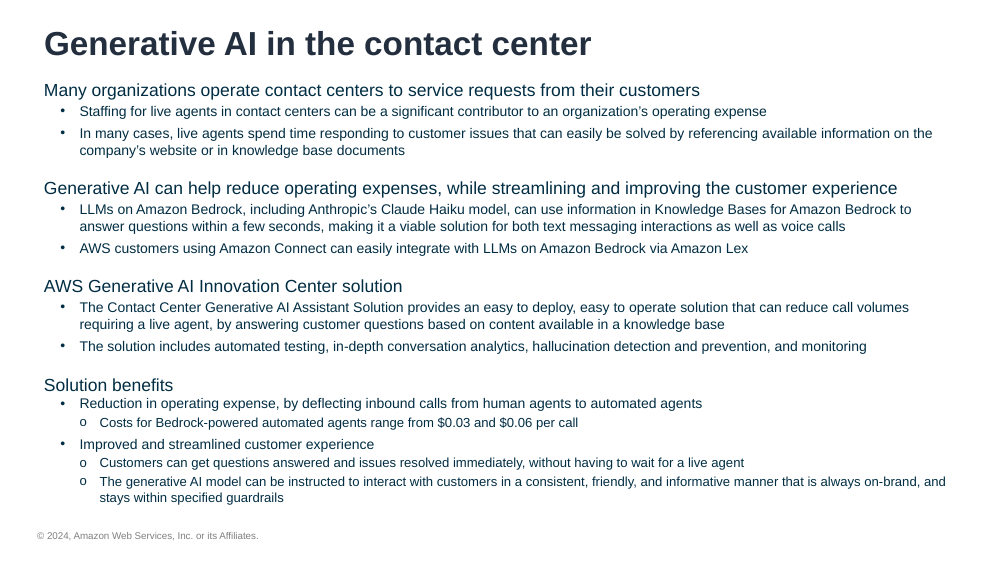
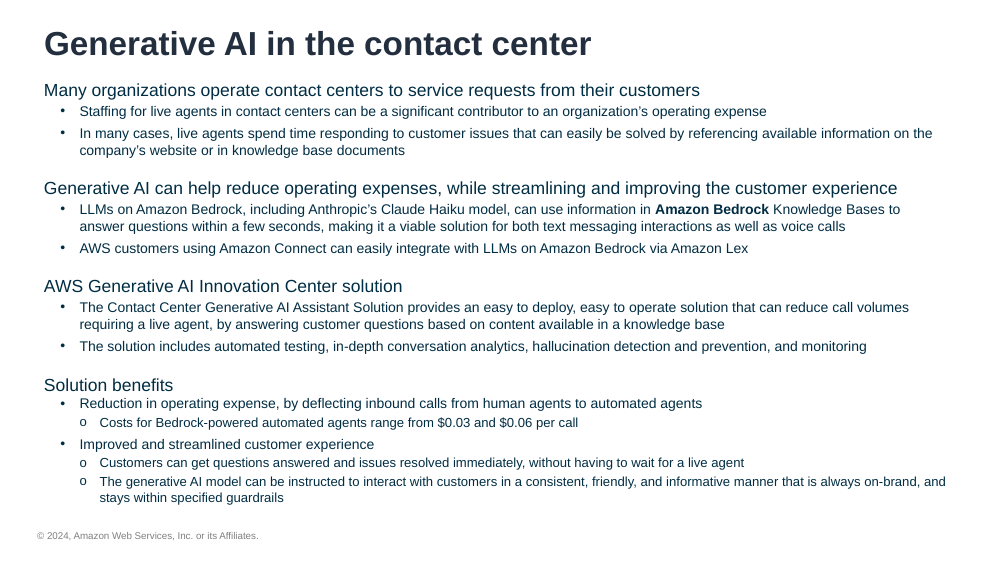
Before and after one commit to aws-samples/contact-center-genai-agent, a slide deck: slide 2 of docs/A self-service RAG solution for contact centers.pptx. Drawn at 1008x567 pixels with LibreOffice and Linux fonts; fonts in the diff are those of the drawing; background and template pictures are left out. Boxes give left, top, right and bottom in pixels: in the first picture for what was removed or moved away, otherwise in the second. Text is boxed around its words. In the diff, an @@ line names an element or a change of style, - is before the commit and + after.

Commit message:
Updated service name to Amazon Bedrock Knowledge Bases.

```diff
--- a/docs/A self-service RAG solution for contact centers.pptx
+++ b/docs/A self-service RAG solution for contact centers.pptx
@@ text at (x1=80, y1=204, x2=901, y2=234): text changed @@
-• LLMs on Amazon Bedrock, including Anthropic’s Claude Haiku model, can use information in Knowledge Bases for Amazon Bedrock to answer questions within a few seconds, making it a viable solution for both text messaging interactions as well as voice calls
+• LLMs on Amazon Bedrock, including Anthropic’s Claude Haiku model, can use information in Amazon Bedrock Knowledge Bases to answer questions within a few seconds, making it a viable solution for both text messaging interactions as well as voice calls
```
Also in this commit, not shown: 1 other slide changed, 1 other file.
